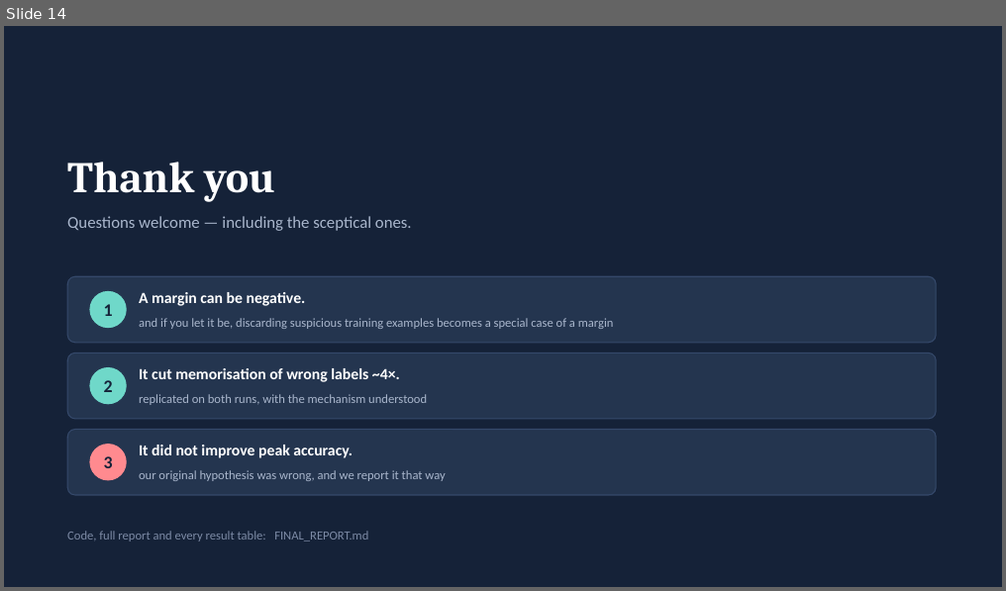
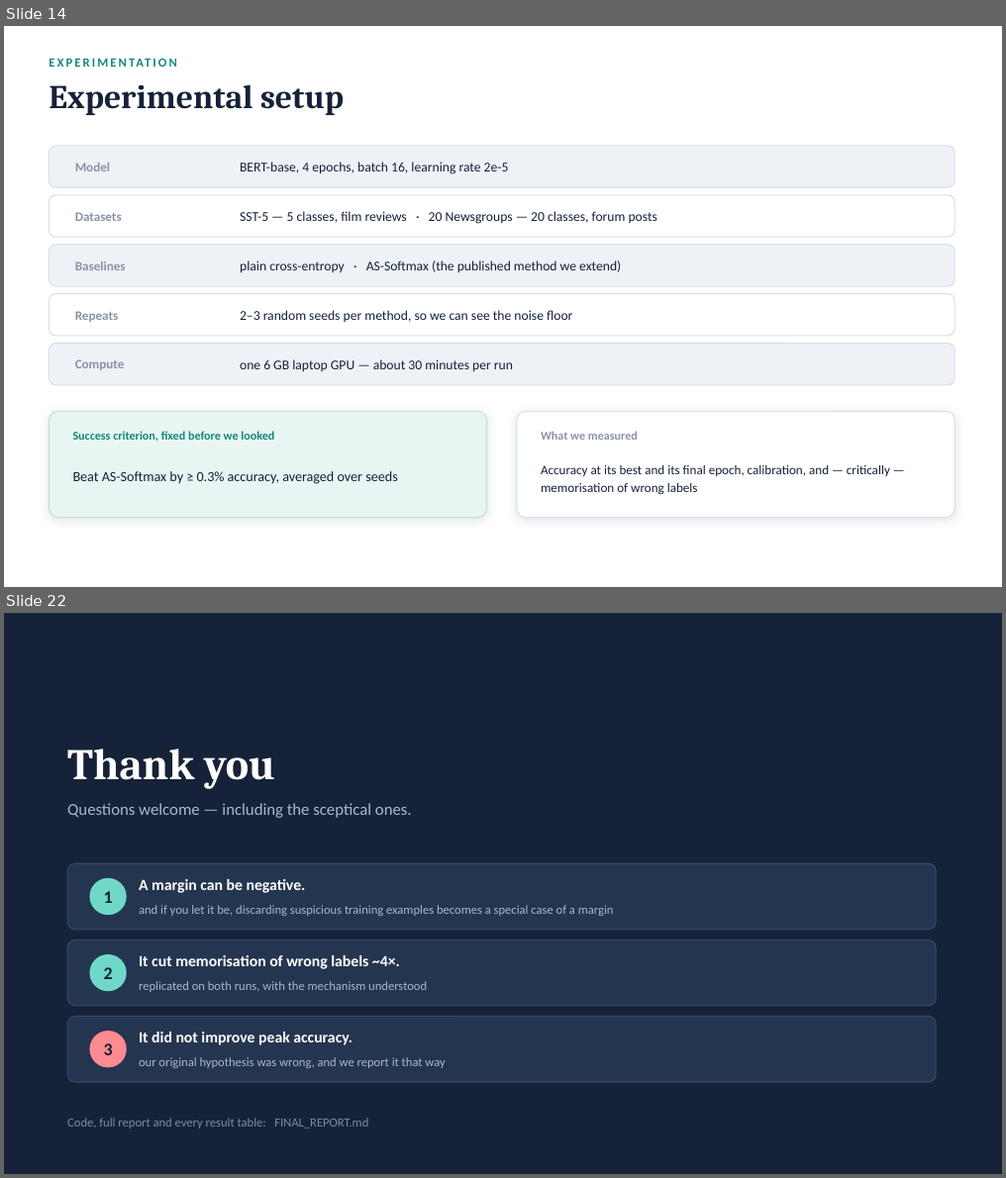
Before and after one commit to haitomnsg/softmaxResearch, a slide deck: presentation/GAM-Softmax-Presentation.pptx. Shown one above the other, each under a label of ours: slide 14 before the commit, slides 14 and 22 after it; the slides between them are not shown. The pictures are 1006x591 and 1006x1178 pixels, drawn with LibreOffice and Linux fonts; fonts in the diff are those of the drawing. Boxes give left, top, right and bottom in pixels: in the first picture for what was removed or moved away, otherwise in the second. Text is boxed around its words. In the diff, an @@ line names an element or a change of style, - is before the commit and + after.

```diff
--- a/presentation/GAM-Softmax-Presentation.pptx
+++ b/presentation/GAM-Softmax-Presentation.pptx
@@ slide 14 added at bbox=[4, 26, 1002, 587], background #FFFFFF @@
@@ text added at bbox=[49, 52, 954, 73], 12 pt, text #12897B, bold @@
+EXPERIMENTATION
@@ text added at bbox=[49, 84, 344, 115], 32 pt, text #152238, bold @@
+Experimental setup
@@ rounded rectangle added at bbox=[49, 146, 954, 187], fill #EEF2F7, outline #D8E0EA 1 pt @@
@@ text added at bbox=[75, 163, 110, 172], 12.5 pt, text #8A93A6, bold @@
+Model
@@ text added at bbox=[240, 162, 509, 174], 13 pt, text #152238 @@
+BERT-base, 4 epochs, batch 16, learning rate 2e-5
@@ rounded rectangle added at bbox=[49, 195, 954, 237], fill #FFFFFF, outline #D8E0EA 1 pt @@
@@ text added at bbox=[75, 212, 122, 221], 12.5 pt, text #8A93A6, bold @@
+Datasets
@@ text added at bbox=[240, 211, 657, 224], 13 pt, text #152238 @@
+SST-5 — 5 classes, film reviews · 20 Newsgroups — 20 classes, forum posts
@@ rounded rectangle added at bbox=[49, 245, 954, 286], fill #EEF2F7, outline #D8E0EA 1 pt @@
@@ text added at bbox=[75, 262, 126, 271], 12.5 pt, text #8A93A6, bold @@
+Baselines
@@ text added at bbox=[240, 261, 621, 274], 13 pt, text #152238 @@
+plain cross-entropy · AS-Softmax (the published method we extend)
@@ rounded rectangle added at bbox=[49, 294, 954, 336], fill #FFFFFF, outline #D8E0EA 1 pt @@
@@ text added at bbox=[75, 311, 118, 322], 12.5 pt, text #8A93A6, bold @@
+Repeats
@@ text added at bbox=[240, 310, 572, 322], 13 pt, text #152238 @@
+2–3 random seeds per method, so we can see the noise floor
@@ rounded rectangle added at bbox=[49, 344, 954, 385], fill #EEF2F7, outline #D8E0EA 1 pt @@
@@ text added at bbox=[75, 360, 125, 371], 12.5 pt, text #8A93A6, bold @@
+Compute
@@ text added at bbox=[240, 360, 513, 372], 13 pt, text #152238 @@
+one 6 GB laptop GPU — about 30 minutes per run
@@ rounded rectangle added at bbox=[49, 411, 487, 518], fill #E9F5F3, outline #BFE0DA 1 pt @@
@@ rounded rectangle added at bbox=[517, 411, 954, 518], fill #FFFFFF, outline #D8E0EA 1 pt @@
@@ text added at bbox=[73, 431, 274, 442], 11.5 pt, text #12897B, bold @@
+Success criterion, fixed before we looked
@@ text added at bbox=[541, 431, 638, 440], 11.5 pt, text #8A93A6, bold @@
+What we measured
@@ text added at bbox=[541, 466, 890, 495], 12.5 pt, text #152238 @@
+Accuracy at its best and its final epoch, calibration, and — critically — memorisation of wrong labels
@@ text added at bbox=[73, 472, 398, 484], 13.5 pt, text #152238 @@
+Beat AS-Softmax by ≥ 0.3% accuracy, averaged over seeds
@@ what was slide 14 is now slide 22 @@
```
Also in this commit, not shown: 11 slides changed, 8 other slides added, 1 slide removed, 1 other file.
